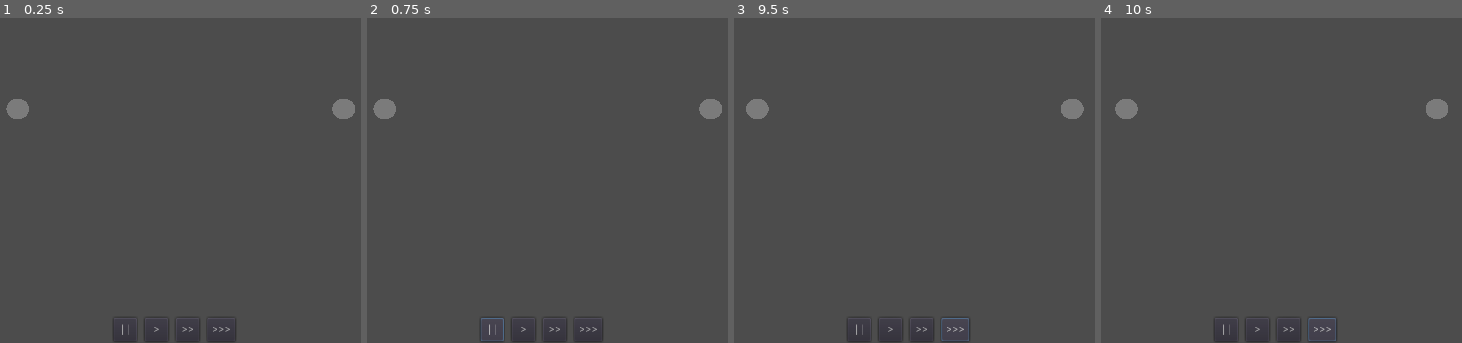
Above: before the commit, frames 1-4 (left to right).
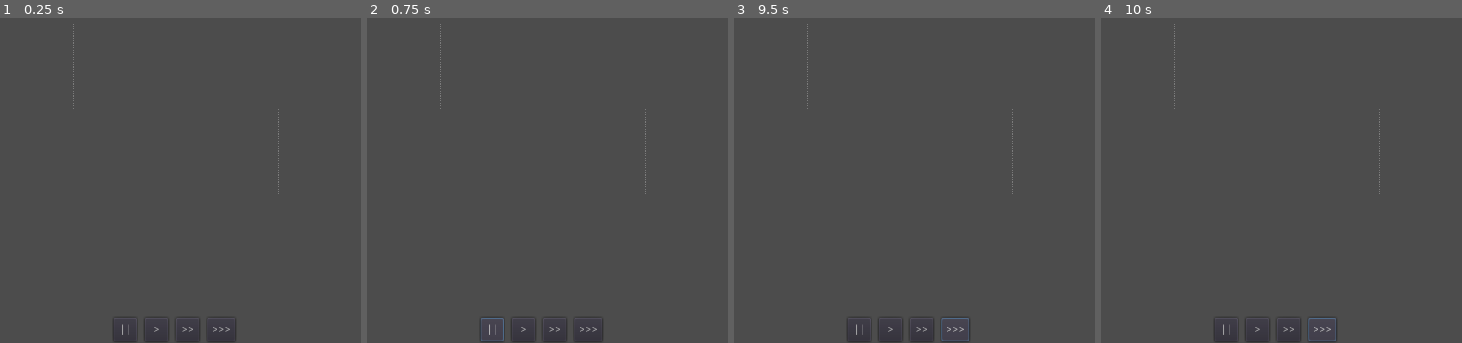
Above: after the commit, the same moments.

Repository: BliznyukNM/space-game
Game: Godot game, scene res://src/Simulation.tscn
Two runs of this game, one before a commit and one after it. Both use one fixed random seed, a clock stepped at 60 frames per second and the inputs below. The project has no main scene, so this scene is started directly.
Inputs:
- Up to frame 1 (0.25 s): no input
- Up to frame 2 (0.75 s): click "||" at 0.5 s
- Up to frame 3 (9.5 s): click ">" at 1.25 s; click ">>" at 2 s; click ">>>" at 2.75 s; click "||" at 3.5 s; click ">" at 4.25 s; click ">>" at 5 s; click ">>>" at 5.75 s; click "||" at 6.5 s; click ">" at 7.25 s; click ">>" at 8 s; click ">>>" at 8.75 s
- Up to frame 4 (10 s): no input

The runs differ from the first frame. In frame 1, 0.7% of the frame differs, in the area x 1-99%, y 1-55%; in frame 2, 0.7%; in frame 3, 0.7%; in frame 4, 0.7%.

Commit message:
simulation draw

Diff:
--- a/space-game-client/project.godot
+++ b/space-game-client/project.godot
@@ -10,7 +10,7 @@
 
 _global_script_classes=[ {
 "base": "KinematicBody",
-"class": "CelestialBody",
+"class": "Celestial",
 "language": "GDScript",
 "path": "res://src/Celestial.gd"
 }, {
@@ -20,7 +20,7 @@
 "path": "res://src/TimeControl.gd"
 } ]
 _global_script_class_icons={
-"CelestialBody": "",
+"Celestial": "",
 "TimeControl": ""
 }
 
@@ -29,6 +29,10 @@
 config/name="Space Game"
 config/icon="res://icon.png"
 
+[autoload]
+
+CelestialPhysics="*res://src/CelestialPhysics.gd"
+
 [display]
 
 window/size/always_on_top=true
--- a/space-game-client/src/Celestial.gd
+++ b/space-game-client/src/Celestial.gd
@@ -1,5 +1,5 @@
 extends KinematicBody
-class_name CelestialBody
+class_name Celestial
 
 
 export var mass := 1.0
@@ -13,14 +13,5 @@
 	current_velocity = initial_velocity
 
 
-func update_velocity(bodies : Array, delta : float) -> void:
-	for body in bodies:
-		if body != self:
-			var sqr_distance : float = (body.translation - translation).length_squared()
-			var force_direction : Vector3 = (body.translation - translation).normalized()
-			var acceleration : Vector3 = force_direction * 0.5 * body.mass / sqr_distance
-			current_velocity += acceleration * delta
-
-
 func update_position(delta : float) -> void:
 	translate(current_velocity * delta)
--- /dev/null
+++ b/space-game-client/src/CelestialPhysics.gd
@@ -0,0 +1,24 @@
+extends Node
+
+
+var G := 0.05
+export var scale := 100.0
+
+
+func update_bodies(bodies : Array, delta : float) -> void:
+	for body in bodies:
+		_update_velocity(body, bodies, delta)
+
+	for body in bodies:
+		body.update_position(delta)
+
+
+func _update_velocity(target : Spatial, bodies : Array, delta : float) -> void:
+	for body in bodies:
+		if body == target:
+			continue
+
+		var sqr_distance : float = (body.translation - target.translation).length_squared()
+		var force_direction : Vector3 = (body.translation - target.translation).normalized()
+		var acceleration : Vector3 = force_direction * G * scale * body.mass / sqr_distance
+		target.current_velocity += acceleration * delta
--- /dev/null
+++ b/space-game-client/src/PlanetDebugProxy.gd
@@ -0,0 +1,18 @@
+extends ImmediateGeometry
+
+
+export var mass : float = 1.0
+export var start_velocity : Vector3
+
+
+var current_position : Vector3
+var current_velocity : Vector3
+
+
+func reset() -> void:
+	current_position = transform.origin
+	current_velocity = start_velocity
+
+
+func update_position(delta : float) -> void:
+	current_position += current_velocity * delta
--- a/space-game-client/src/Simulation.gd
+++ b/space-game-client/src/Simulation.gd
@@ -5,19 +5,29 @@
 var time_scale := 0.0
 
 
+export var simulation_count := 100
+
+
+onready var celestial_physics := $"/root/CelestialPhysics"
+
+
 func _ready() -> void:
-	bodies = get_tree().get_nodes_in_group("celestial")
+	bodies = $"Planets".get_children()
 
 
 func _process(delta: float) -> void:
-	delta *= time_scale
+	for body in bodies:
+		body.reset()
+		body.clear()
+		body.begin(PrimitiveMesh.PRIMITIVE_LINES)
+		body.set_color(Color(1, 1, 1))
+		body.add_vertex(body.transform.origin)
+
+	for i in range(0, simulation_count):
+		celestial_physics.update_bodies(bodies, delta)
+
+		for body in bodies:
+			body.add_vertex(body.current_position)
 
 	for body in bodies:
-		body.update_velocity(bodies, delta)
-
-	for body in bodies:
-		body.update_position(delta)
-
-
-func _on_change_time_scale(value) -> void:
-	time_scale = value
+		body.end()
--- a/space-game-client/src/Simulation.tscn
+++ b/space-game-client/src/Simulation.tscn
@@ -1,20 +1,25 @@
 [gd_scene load_steps=4 format=2]
 
 [ext_resource path="res://src/Simulation.gd" type="Script" id=1]
-[ext_resource path="res://src/Celestial.tscn" type="PackedScene" id=2]
+[ext_resource path="res://src/PlanetDebugProxy.gd" type="Script" id=2]
 [ext_resource path="res://src/TimeUI.tscn" type="PackedScene" id=3]
 
 [node name="Simulation" type="Node"]
 script = ExtResource( 1 )
 
-[node name="Celestial" parent="." instance=ExtResource( 2 )]
-transform = Transform( 1, 0, 0, 0, 1, 0, 0, 0, 1, -15.3778, 0, 0 )
-
-[node name="Celestial2" parent="." instance=ExtResource( 2 )]
-transform = Transform( 1, 0, 0, 0, 1, 0, 0, 0, 1, 16.3066, 0, 0 )
-
 [node name="Camera" type="Camera" parent="."]
 transform = Transform( 1, 0, 0, 0, 1, 0, 0, 0, 1, 0, 0, 32.5124 )
 
 [node name="TimeUI" parent="." instance=ExtResource( 3 )]
-[connection signal="change_time_scale" from="TimeUI" to="." method="_on_change_time_scale"]
+
+[node name="Planets" type="Node" parent="."]
+
+[node name="Planet A" type="ImmediateGeometry" parent="Planets"]
+transform = Transform( 1, 0, 0, 0, 1, 0, 0, 0, 1, -5, 0, 0 )
+script = ExtResource( 2 )
+start_velocity = Vector3( 0, 5, 0 )
+
+[node name="Planet B" type="ImmediateGeometry" parent="Planets"]
+transform = Transform( 1, 0, 0, 0, 1, 0, 0, 0, 1, 5, 0, 0 )
+script = ExtResource( 2 )
+start_velocity = Vector3( 0, -5, 0 )
